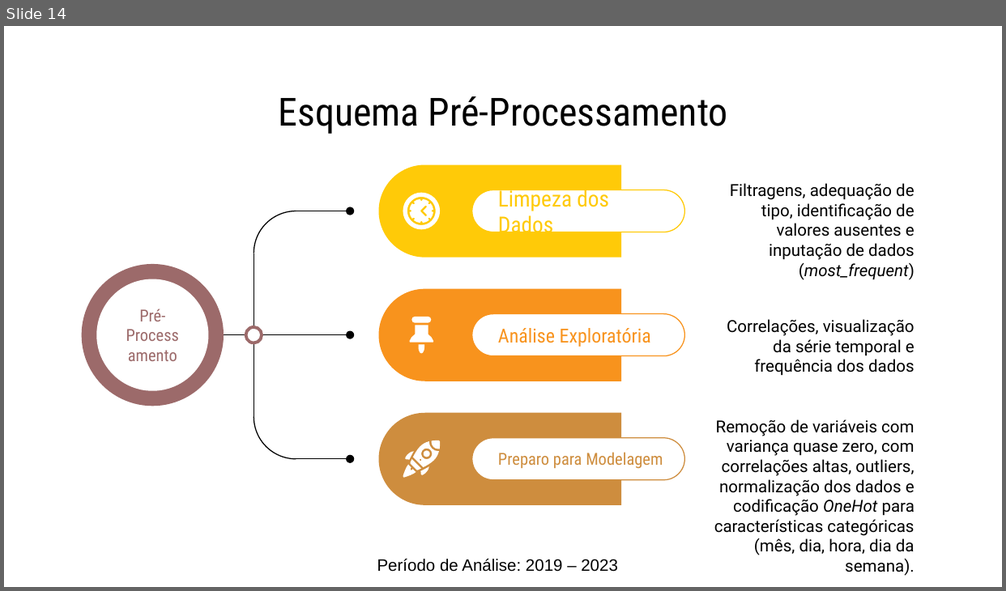
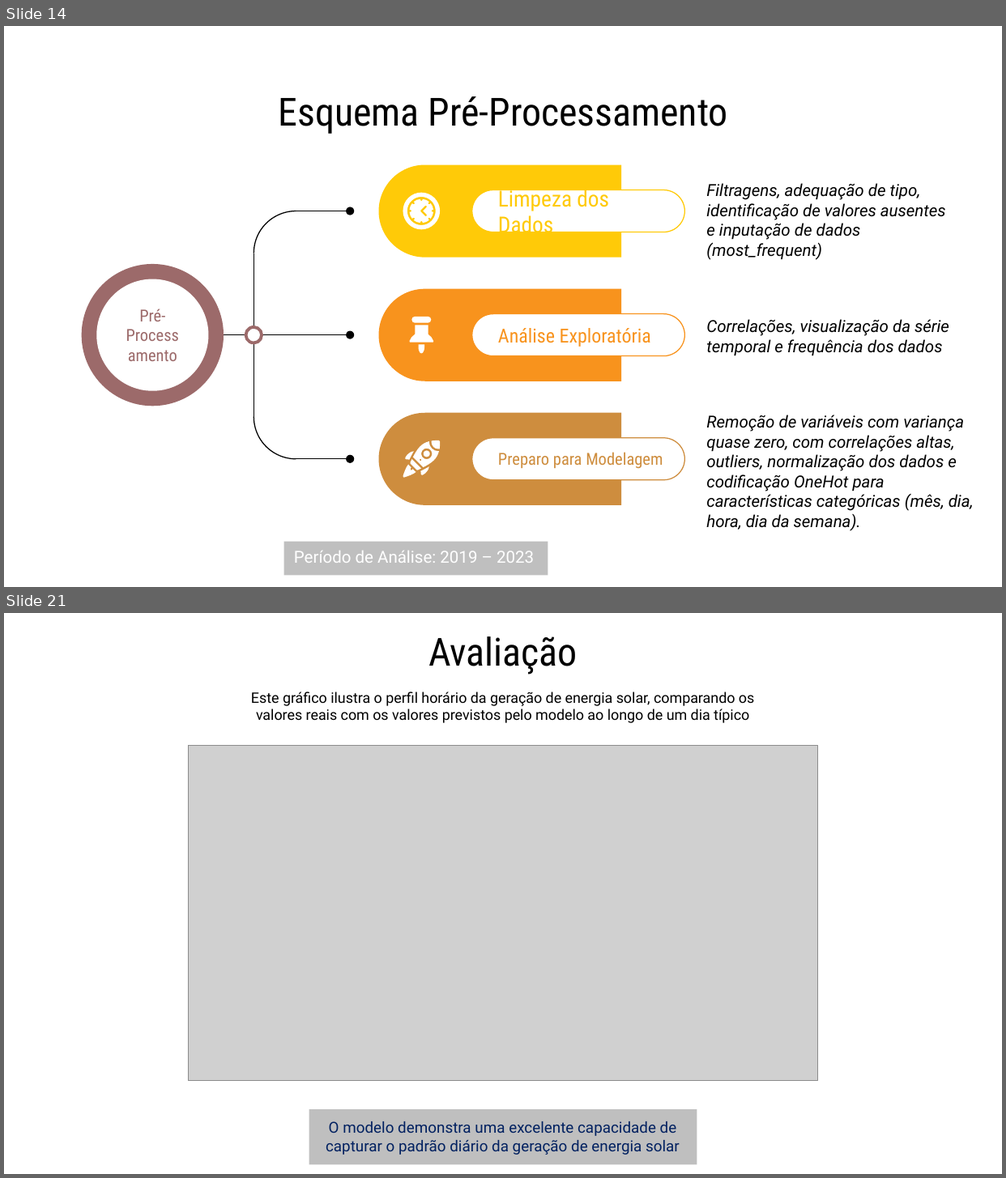
Before and after one commit to afazevedo/RadiantForecast, a slide deck: docs/presentation.pptx. Shown one above the other, each under a label of ours: slide 14 before the commit, slides 14 and 21 after it; the slides between them are not shown. The pictures are 1006x591 and 1006x1178 pixels, drawn with LibreOffice and Linux fonts; fonts in the diff are those of the drawing; grey boxes stand for pictures. Boxes give left, top, right and bottom in pixels: in the first picture for what was removed or moved away, otherwise in the second. Text is boxed around its words. In the diff, an @@ line names an element or a change of style, - is before the commit and + after.

```diff
--- a/docs/presentation.pptx
+++ b/docs/presentation.pptx
@@ slide 21 added at [4, 613, 1002, 1174], background #FFFFFF @@
@@ title added at [428, 636, 577, 675], 28 pt, text #000000 @@
+Avaliação
@@ text added at [251, 692, 754, 723], 10.5 pt, text #000000 @@
+Este gráfico ilustra o perfil horário da geração de energia solar, comparando os valores reais com os valores previstos pelo modelo ao longo de um dia típico
@@ picture added at [189, 746, 818, 1081] @@
@@ rectangle added at [309, 1110, 697, 1165], fill #BFBFBF @@
@@ text added at [326, 1122, 680, 1155], 11 pt, text #002060 @@
+O modelo demonstra uma excelente capacidade de capturar o padrão diário da geração de energia solar
@@ slide 14 changed as well @@
@@ text "Filtragens, adequação de tipo, identificação ..." at [706, 183, 946, 260]: italic on in "Filtragens, adequação de tipo, identificação de valores ..."; alignment right to left @@
@@ text "Correlações, visualização da série temporal ..." at [706, 319, 949, 356]: italic on; alignment right to left @@
@@ text "Remoção de variáveis com variança ..." at [706, 415, 974, 531]: italic on; alignment right to left @@
@@ text "Período de Análise: 2019 – ...": place and size @@
-text "Período de Análise: 2019 – ..." at [377, 559, 618, 572]
+text "Período de Análise: 2019 – ..." at [294, 551, 534, 563]
@@ text "Período de Análise: 2019 – ..." at [294, 551, 534, 563]: font Arial to Roboto, text colour #000000 to #FFFFFF; alignment centre to left @@
@@ rectangle added at [284, 542, 548, 576], fill #BFBFBF @@
```
Also in this commit, not shown: 18 other slides changed, 2 other slides added, 3 slides removed, 4 other files.
